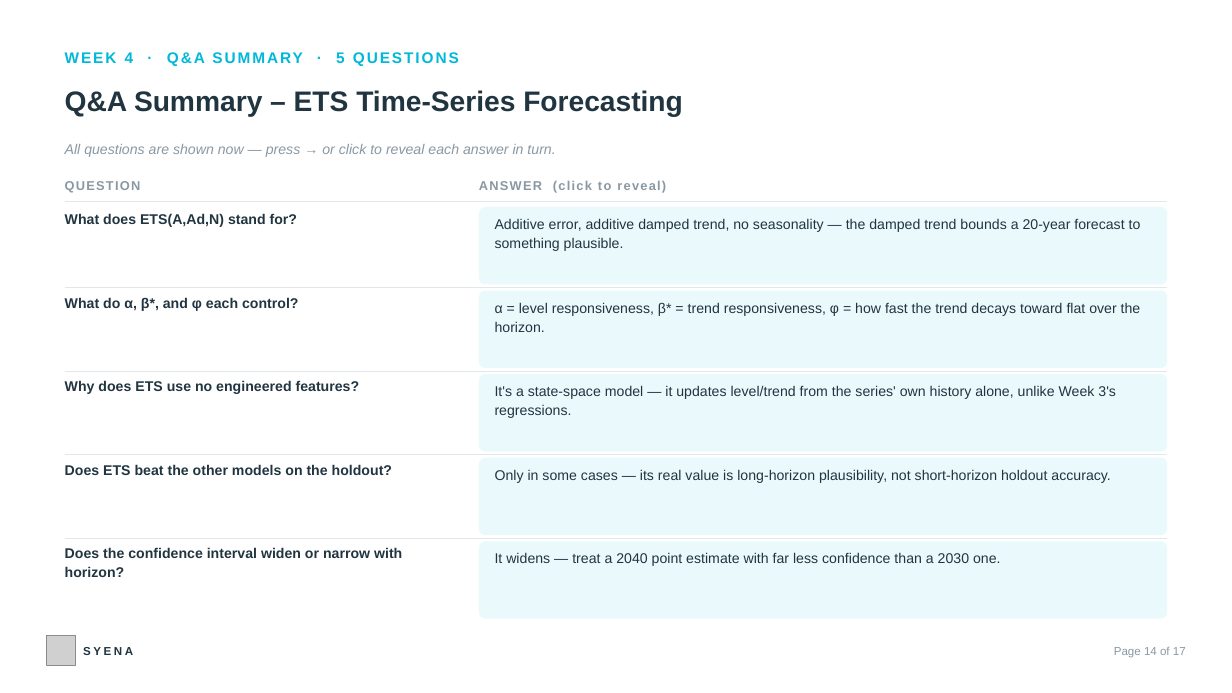
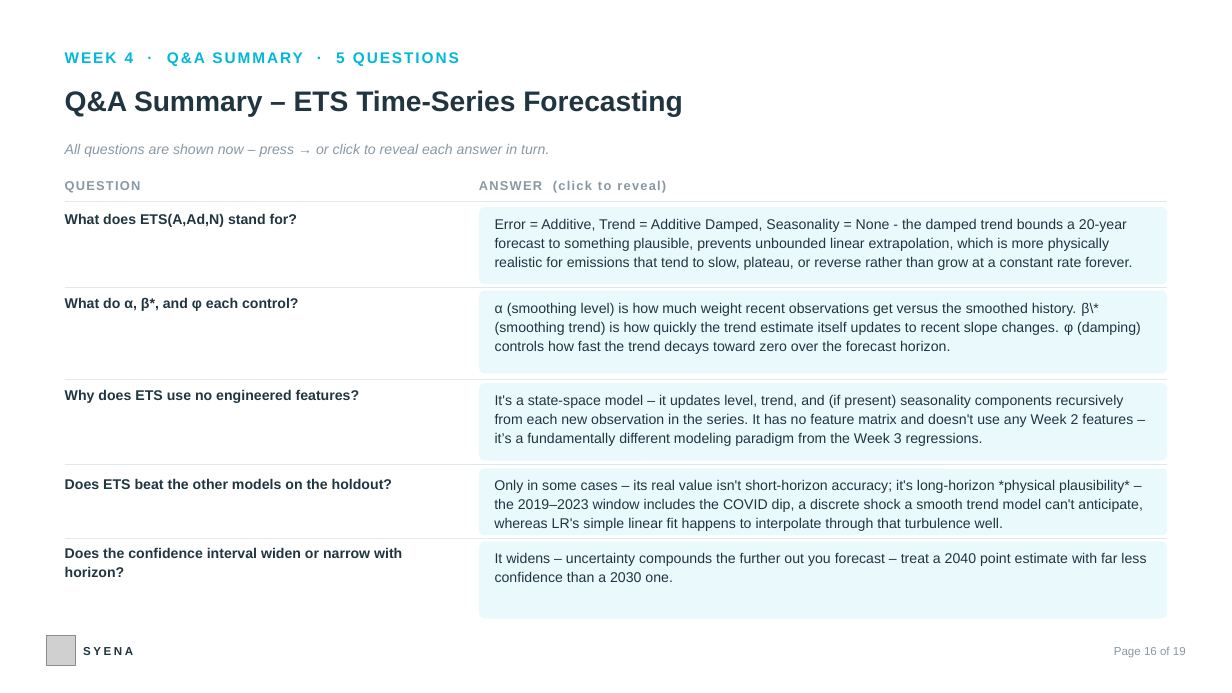
Before and after one commit to sauparnasarkar/climate-emissions-analysis-project, a slide deck: slide 16 of climate-dashboard-react/public/GHG_Internship_Review_QA_Deck.pptx (slide 14 before the commit). Drawn at 1232x693 pixels with LibreOffice and Linux fonts; fonts in the diff are those of the drawing; grey boxes stand for pictures. Boxes give left, top, right and bottom in pixels: in the first picture for what was removed or moved away, otherwise in the second. Text is boxed around its words. In the diff, an @@ line names an element or a change of style, - is before the commit and + after.

```diff
--- a/climate-dashboard-react/public/GHG_Internship_Review_QA_Deck.pptx
+++ b/climate-dashboard-react/public/GHG_Internship_Review_QA_Deck.pptx
@@ text at box(65, 144, 549, 157): text changed @@
-All questions are shown now — press → or click to reveal each answer in turn.
+All questions are shown now – press → or click to reveal each answer in turn.
@@ text in rounded rectangle at box(495, 218, 1132, 270): text changed @@
-Additive error, additive damped trend, no seasonality — the damped trend bounds a 20-year forecast to something plausible.
+Error = Additive, Trend = Additive Damped, Seasonality = None - the damped trend bounds a 20-year forecast to something plausible, prevents unbounded linear extrapolation, which is more physically realistic for emissions that tend to slow, plateau, or reverse rather than grow at a constant rate forever.
@@ rounded rectangle "α (smoothing level) is how ...": place and size @@
-rounded rectangle "α (smoothing level) is how ..." at box(479, 291, 1167, 369)
+rounded rectangle "α (smoothing level) is how ..." at box(479, 291, 1167, 374)
@@ text in rounded rectangle at box(495, 302, 1141, 354): text changed @@
-α = level responsiveness, β* = trend responsiveness, φ = how fast the trend decays toward flat over the horizon.
+α (smoothing level) is how much weight recent observations get versus the smoothed history. β\* (smoothing trend) is how quickly the trend estimate itself updates to recent slope changes. φ (damping) controls how fast the trend decays toward zero over the forecast horizon.
@@ line moved from (65, 372) - (1167, 372) to (65, 379) - (1167, 379) @@
@@ 1 text, 1 line, 1 rounded rectangle: place and size @@
-1 text, 1 line, 1 rounded rectangle at box(65, 374, 1167, 455)
+1 text, 1 line, 1 rounded rectangle at box(65, 384, 1167, 465)
@@ text in rounded rectangle at box(495, 394, 1133, 446): text changed @@
-It's a state-space model — it updates level/trend from the series' own history alone, unlike Week 3's regressions.
+It's a state-space model – it updates level, trend, and (if present) seasonality components recursively from each new observation in the series. It has no feature matrix and doesn't use any Week 2 features – it’s a fundamentally different modeling paradigm from the Week 3 regressions.
@@ text "Does ETS beat the other ...": place and size @@
-text "Does ETS beat the other ..." at box(65, 464, 392, 475)
+text "Does ETS beat the other ..." at box(65, 478, 392, 489)
@@ rounded rectangle "Only in some cases – ...": place and size @@
-rounded rectangle "Only in some cases – ..." at box(479, 457, 1167, 535)
+rounded rectangle "Only in some cases – ..." at box(479, 469, 1167, 535)
@@ text in rounded rectangle at box(494, 479, 1142, 531): text changed @@
-Only in some cases — its real value is long-horizon plausibility, not short-horizon holdout accuracy.
+Only in some cases – its real value isn't short-horizon accuracy; it's long-horizon *physical plausibility* – the 2019–2023 window includes the COVID dip, a discrete shock a smooth trend model can't anticipate, whereas LR's simple linear fit happens to interpolate through that turbulence well.
@@ text in rounded rectangle at box(495, 552, 1146, 582): text changed @@
-It widens — treat a 2040 point estimate with far less confidence than a 2030 one.
+It widens – uncertainty compounds the further out you forecast – treat a 2040 point estimate with far less confidence than a 2030 one.
@@ text at box(1114, 647, 1186, 657): text changed @@
-Page 14 of 17
+Page 16 of 19
```
Also in this commit, not shown: 16 other slides changed, 2 slides added.
